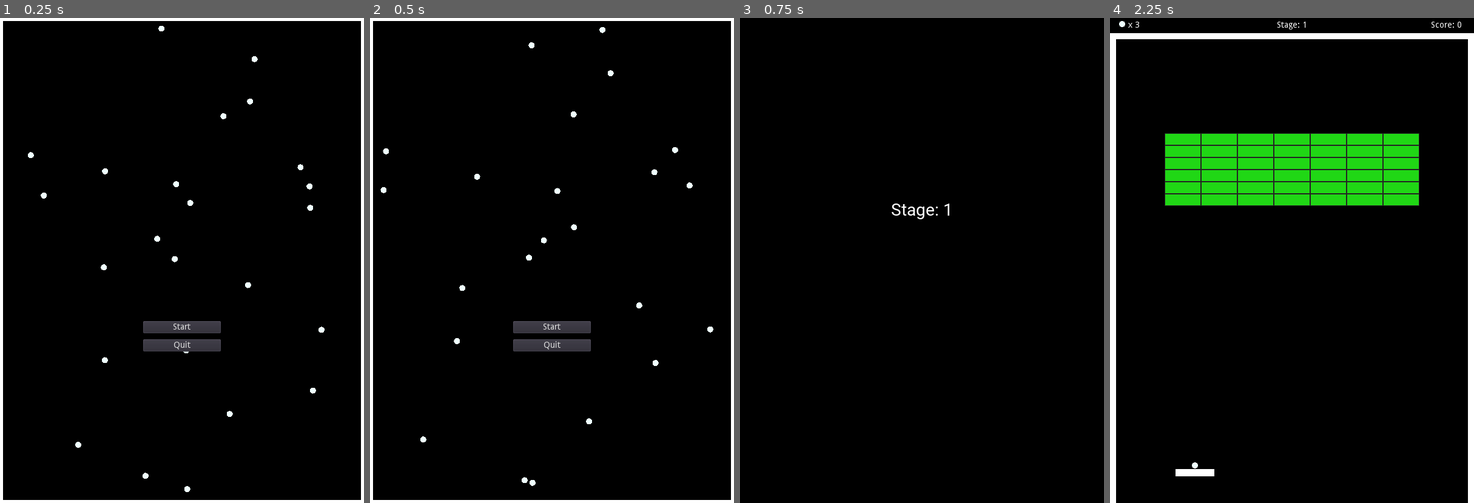
Above: before the commit, frames 1-4 (left to right).
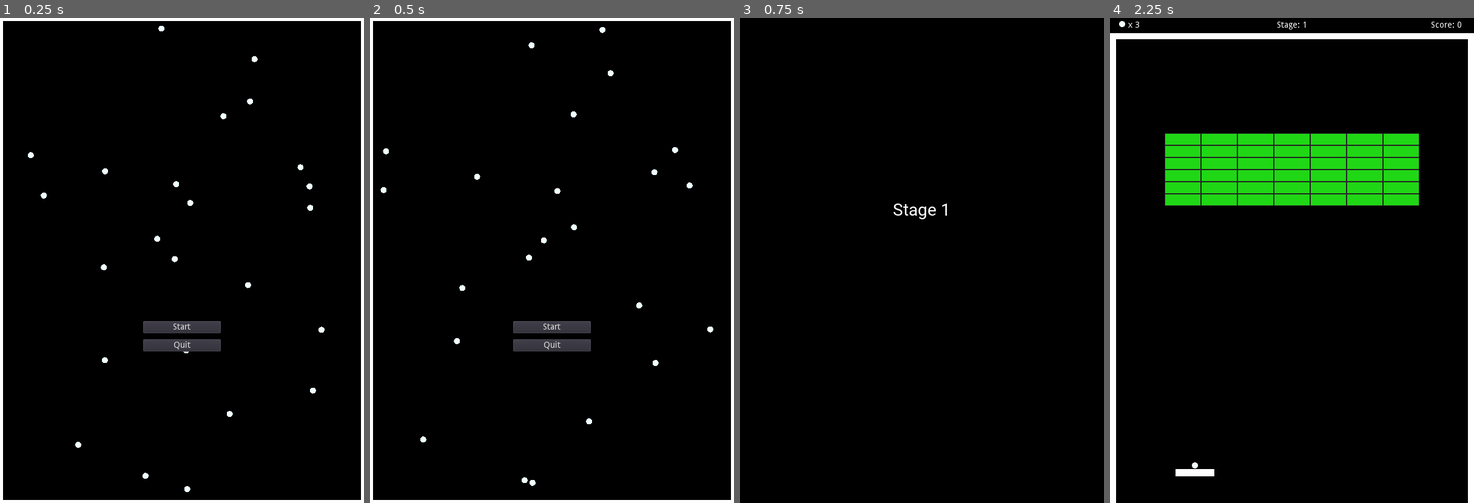
Above: after the commit, the same moments.

Repository: baihakikuncara/arkanoid
Game: Godot game, scene res://Scenes/Home.tscn
The game is run twice, just before and just after one commit, with the same random seed, the same clock (stepped at 60 frames per second) and the same inputs.
Inputs:
- Up to frame 1 (0.25 s): no input
- Up to frame 2 (0.5 s): no input
- Up to frame 3 (0.75 s): click "Start" at 0.5 s
- Up to frame 4 (2.25 s): tap Enter at 1.25 s; hold Right (ui_right) 1.28-2.03 s; tap Space at 2 s; hold Left (ui_left) from 2.03 s (still down)

Frames 1-2 are identical in both runs. In frame 3, 0.2% of the frame differs, in the area x 41-58%, y 38-42%; in frame 4, nothing differs.

Commit message:
-move text format on splash screen to splash scene

Diff:
--- a/Scenes/Player.gd
+++ b/Scenes/Player.gd
@@ -13,6 +13,10 @@
 
 func _ready():
 	load_stage()
+	set_hud()
+
+
+func set_hud():
 	$HUD.set_lives(lives)
 	$HUD.set_score(scores)
 	$HUD.set_stage(current_level)
@@ -39,10 +43,10 @@
 		if child.has_method("hit"):
 			brick_count+=1
 
-	get_node("HUD/Stage").text = "Stage: %d" % current_level
+	set_hud()
 
 	$StageTimer.start()
-	$Splash.show_splash("Stage: %d" % current_level)
+	$Splash.show_stage_splash(current_level)
 
 
 func brick_destroyed(var score):
@@ -77,8 +81,7 @@
 
 
 func game_over():
-	var text = "Game Over\nStage: %d\nScore: %d" %[current_level, $HUD.scores]
-	$Splash.show_splash(text)
+	$Splash.show_game_over_splash(current_level, scores)
 	$GameOverTimer.start()
 	var children = get_children()
 	for child in children:
--- a/Scenes/Splash.gd
+++ b/Scenes/Splash.gd
@@ -7,3 +7,13 @@
 
 func hide_splash():
 	visible = false
+
+
+func show_stage_splash(var level):
+	visible = true
+	$Label.text = "Stage " + str(level)
+
+
+func show_game_over_splash(var level, var score):
+	visible = true
+	$Label.text = "Game Over\nStage: %d\nScore: %d" %[level, score]
--- a/Scenes/Splash.tscn
+++ b/Scenes/Splash.tscn
@@ -17,6 +17,7 @@
 margin_left = 100.0
 margin_top = 300.0
 margin_right = 500.0
+margin_bottom = 500.0
 custom_fonts/font = SubResource( 1 )
 text = "Game Over"
 align = 1
